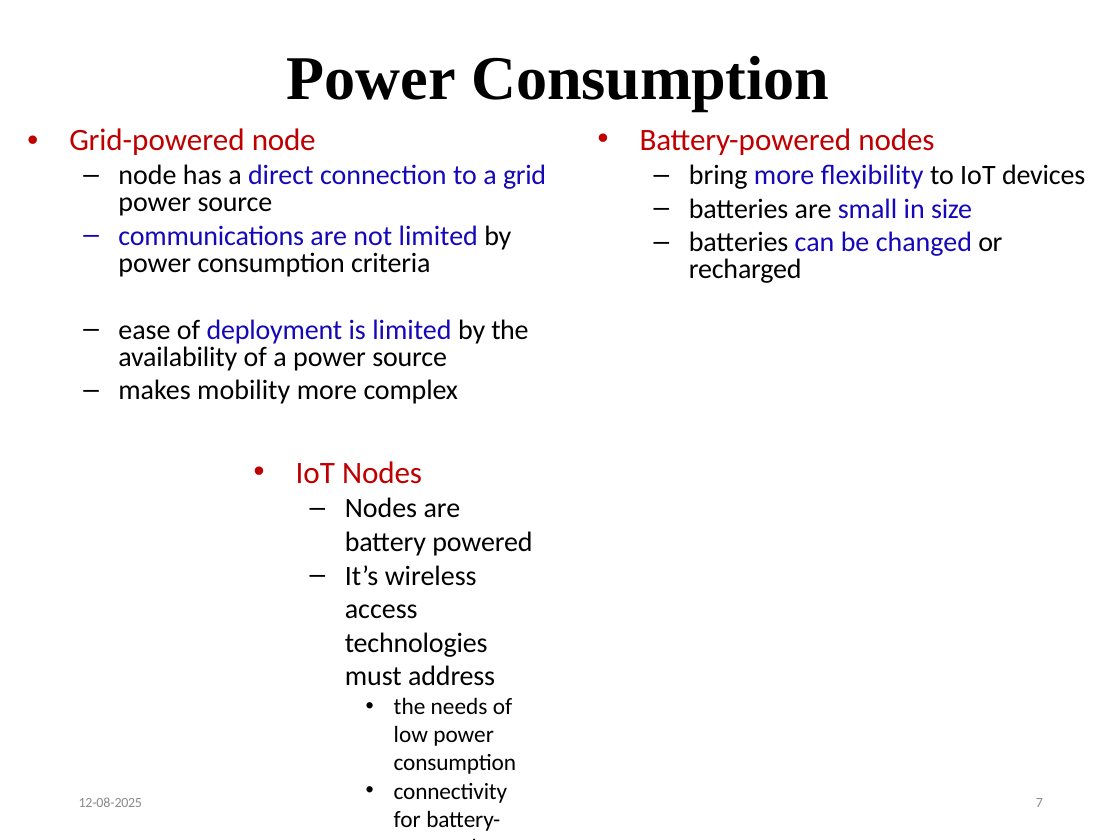
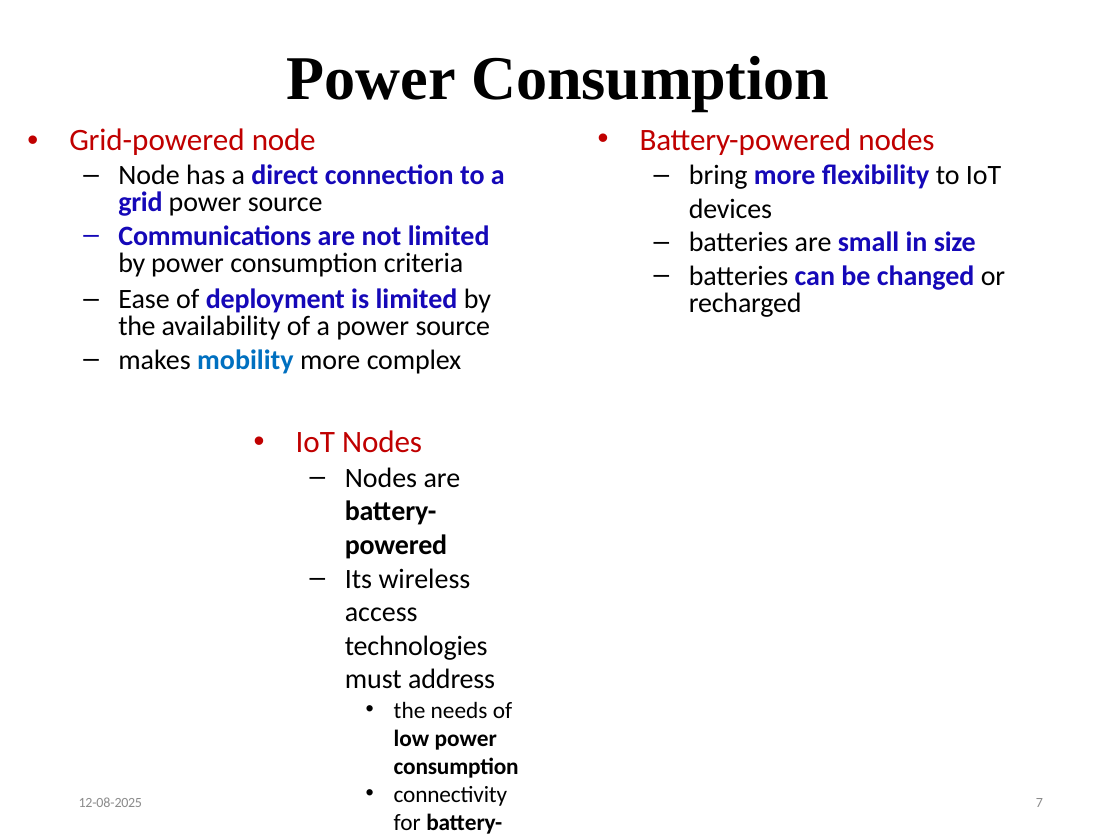
Before and after one commit to najnin26/Internet-of-Things-IoT, a slide deck: slide 7 of Chapter_4_Slide_1_IoT_Net_Access_Technologies.pptx. Drawn at 1120x840 pixels with LibreOffice and Linux fonts; fonts in the diff are those of the drawing. Boxes give left, top, right and bottom in pixels: in the first picture for what was removed or moved away, otherwise in the second. Text is boxed around its words. In the diff, an @@ line names an element or a change of style, - is before the commit and + after.

```diff
--- a/Chapter_4_Slide_1_IoT_Net_Access_Technologies.pptx
+++ b/Chapter_4_Slide_1_IoT_Net_Access_Technologies.pptx
@@ text at (118,164,505,277): text changed; bold on @@
-– node has a direct connection to a grid power source
-– communications are not limited by power consumption criteria
+– Node has a direct connection to a grid power source
+– Communications are not limited by power consumption criteria
@@ text "bring more flexibility to IoT ..." at (689,164,1005,317): bold on in "more flexibility", "small in size", "can be changed" @@
@@ text "Ease of deployment is limited ...": place and size @@
-text "Ease of deployment is limited ..." at (118,319,532,831)
+text "Ease of deployment is limited ..." at (118,288,519,834)
@@ text at (118,288,491,340): text changed @@
-– ease of deployment is limited by the availability of a power source
+– Ease of deployment is limited by the availability of a power source
@@ text at (118,349,519,834): text colour #000000 to #0070C0 in "mobility"; bold on in "mobility", "low power consumption", "battery-powered nodes" @@
@@ text at (345,467,495,689): text changed @@
-    – Nodes are battery powered
-    – It’s wireless access technologies must address
+    – Nodes are battery-powered
+    – Its wireless access technologies must address
```
Also in this commit, not shown: 9 other slides changed.
